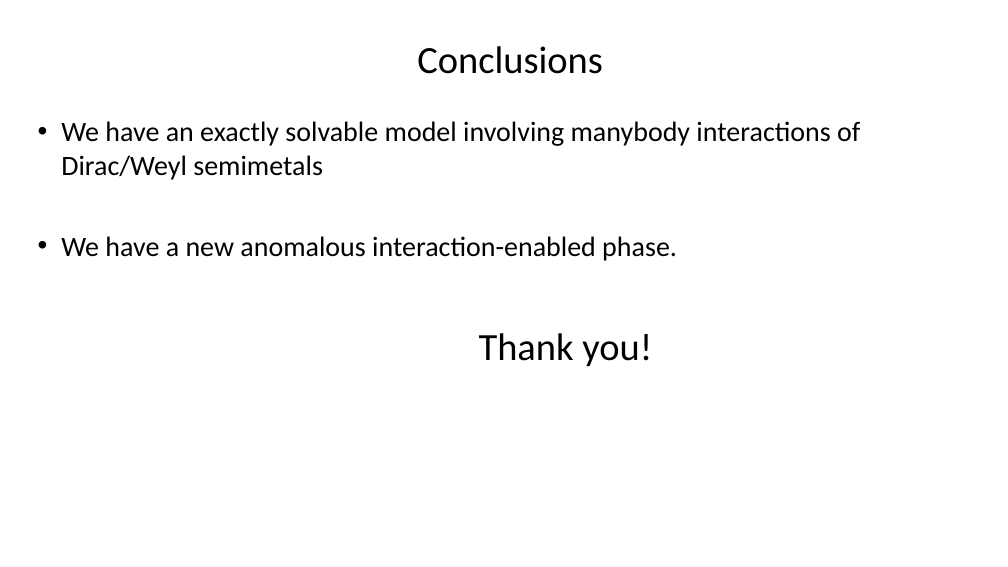
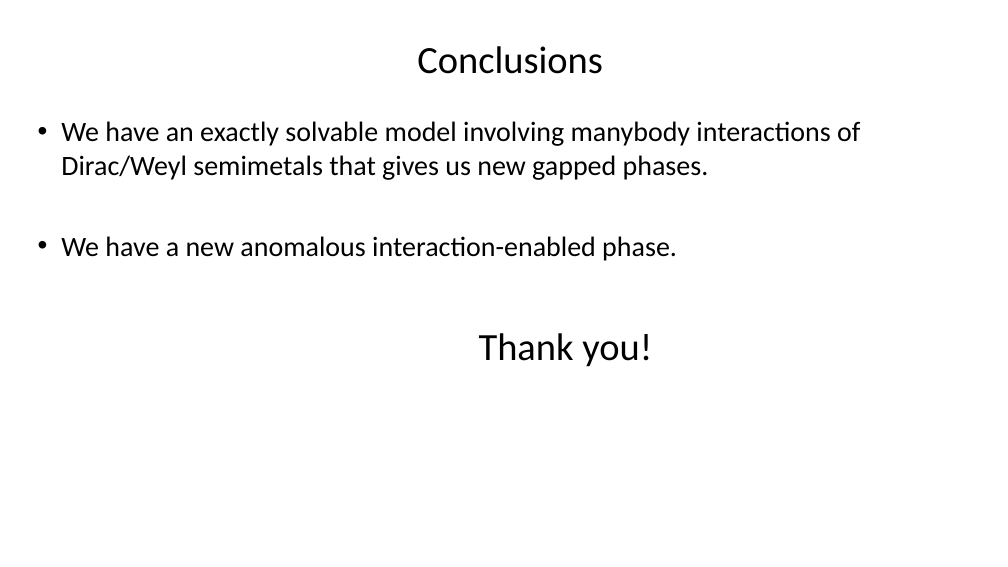
Before and after one commit to asirota12/Thesis, a slide deck: slide 74 of Thesis2.odp (slide 60 before the commit). Drawn at 1008x567 pixels with LibreOffice and Linux fonts; fonts in the diff are those of the drawing. Boxes give left, top, right and bottom in pixels: in the first picture for what was removed or moved away, otherwise in the second. Text is boxed around its words. In the diff, an @@ line names an element or a change of style, - is before the commit and + after.

```diff
--- a/Thesis2.odp
+++ b/Thesis2.odp
@@ text at (61,121,860,180): text changed @@
-• We have an exactly solvable model involving manybody interactions of Dirac/Weyl semimetals
+• We have an exactly solvable model involving manybody interactions of Dirac/Weyl semimetals that gives us new gapped phases.
```
Also in this commit, not shown: 21 other slides changed, 16 slides added, 2 slides removed, 23 other files.
